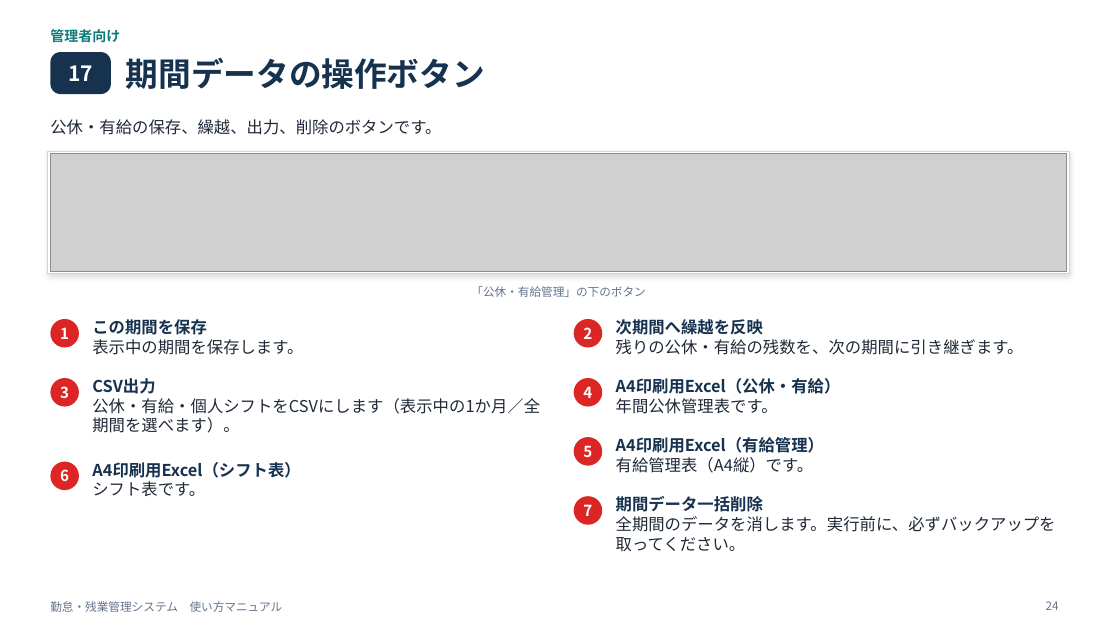
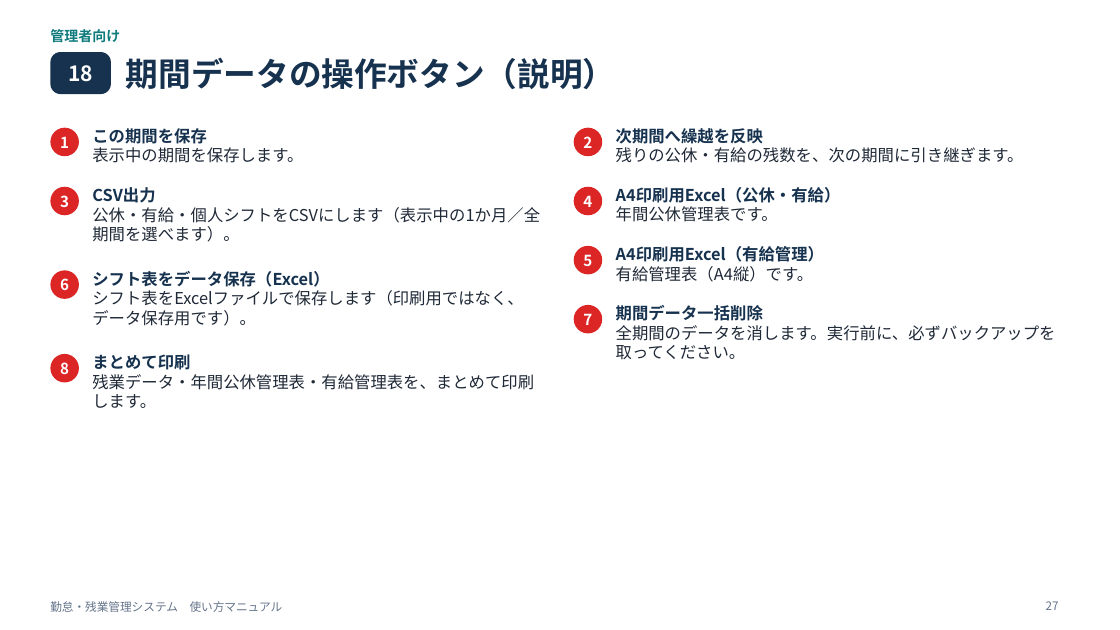
Before and after one commit to miyahara38/kintai, a slide deck: slide 27 of manual/kintai-manual.pptx (slide 24 before the commit). Drawn at 1120x630 pixels with LibreOffice and Linux fonts; fonts in the diff are those of the drawing; grey boxes stand for pictures. Boxes give left, top, right and bottom in pixels: in the first picture for what was removed or moved away, otherwise in the second. Text is boxed around its words. In the diff, an @@ line names an element or a change of style, - is before the commit and + after.

```diff
--- a/manual/kintai-manual.pptx
+++ b/manual/kintai-manual.pptx
@@ text at (x1=126, y1=57, x2=615, y2=89): text changed @@
-期間データの操作ボタン
+期間データの操作ボタン（説明）
@@ text at (x1=68, y1=65, x2=93, y2=82): text changed @@
-17
+18
@@ text removed at (x1=50, y1=119, x2=441, y2=135) @@
-公休・有給の保存、繰越、出力、削除のボタンです。
@@ ellipse moved from (x1=574, y1=497, x2=602, y2=525) to (x1=50, y1=128, x2=79, y2=156) @@
@@ ellipse added at (x1=574, y1=128, x2=602, y2=156), fill #DC2626 @@
@@ rectangle removed at (x1=48, y1=151, x2=1070, y2=274) @@
@@ picture removed at (x1=50, y1=154, x2=1067, y2=271) @@
@@ ellipse moved from (x1=50, y1=462, x2=79, y2=491) to (x1=50, y1=187, x2=79, y2=215) @@
@@ ellipse moved from (x1=574, y1=437, x2=602, y2=465) to (x1=574, y1=187, x2=602, y2=215) @@
@@ ellipse moved from (x1=574, y1=378, x2=602, y2=407) to (x1=574, y1=246, x2=602, y2=275) @@
@@ ellipse moved from (x1=50, y1=319, x2=79, y2=348) to (x1=50, y1=271, x2=79, y2=299) @@
@@ text added at (x1=92, y1=271, x2=523, y2=326), 14 pt, text #1F2937 @@
+シフト表をデータ保存（Excel）
+シフト表をExcelファイルで保存します（印刷用ではなく、データ保存用です）。
@@ text removed at (x1=471, y1=286, x2=645, y2=297) @@
-「公休・有給管理」の下のボタン
@@ ellipse moved from (x1=574, y1=319, x2=602, y2=348) to (x1=574, y1=305, x2=602, y2=334) @@
@@ 13 texts moved together from (x1=60, y1=319, x2=1056, y2=552) to (x1=60, y1=128, x2=1056, y2=360) @@
@@ ellipse moved from (x1=50, y1=378, x2=79, y2=407) to (x1=50, y1=354, x2=79, y2=382) @@
@@ text added at (x1=92, y1=354, x2=534, y2=408), 14 pt, text #1F2937 @@
+まとめて印刷
+残業データ・年間公休管理表・有給管理表を、まとめて印刷します。
@@ text added at (x1=60, y1=362, x2=69, y2=374), 13 pt, text #FFFFFF, bold @@
+8
@@ text removed at (x1=92, y1=462, x2=300, y2=496) @@
-A4印刷用Excel（シフト表）
-シフト表です。
@@ page number at (x1=1046, y1=601, x2=1059, y2=610): text changed @@
-24
+27
```
Also in this commit, not shown: 12 other slides changed, 3 slides added, 2 other files.
